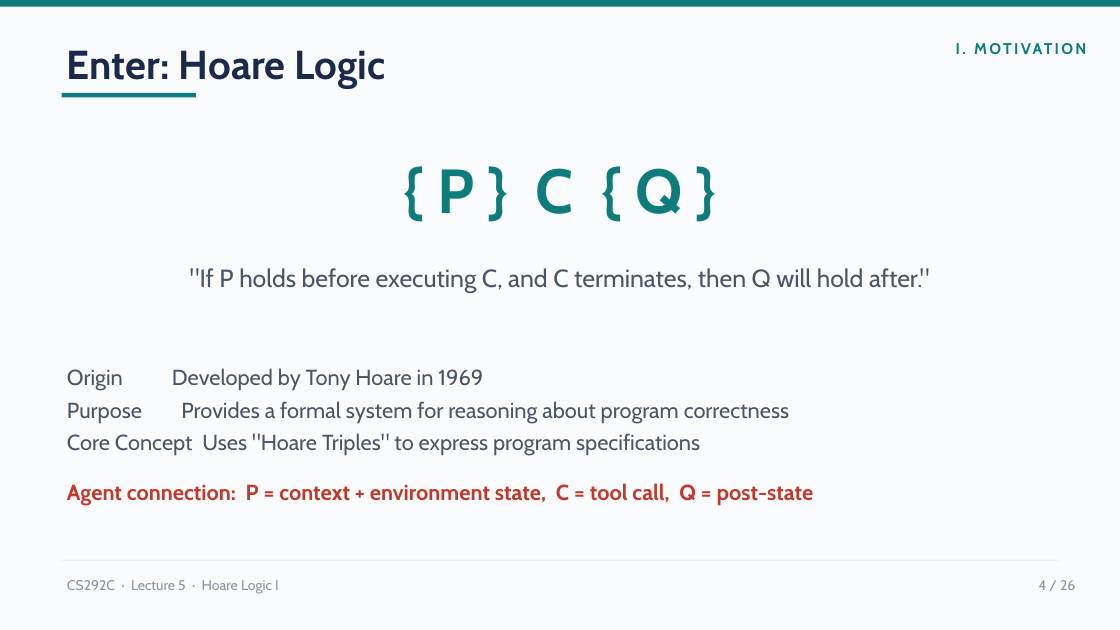
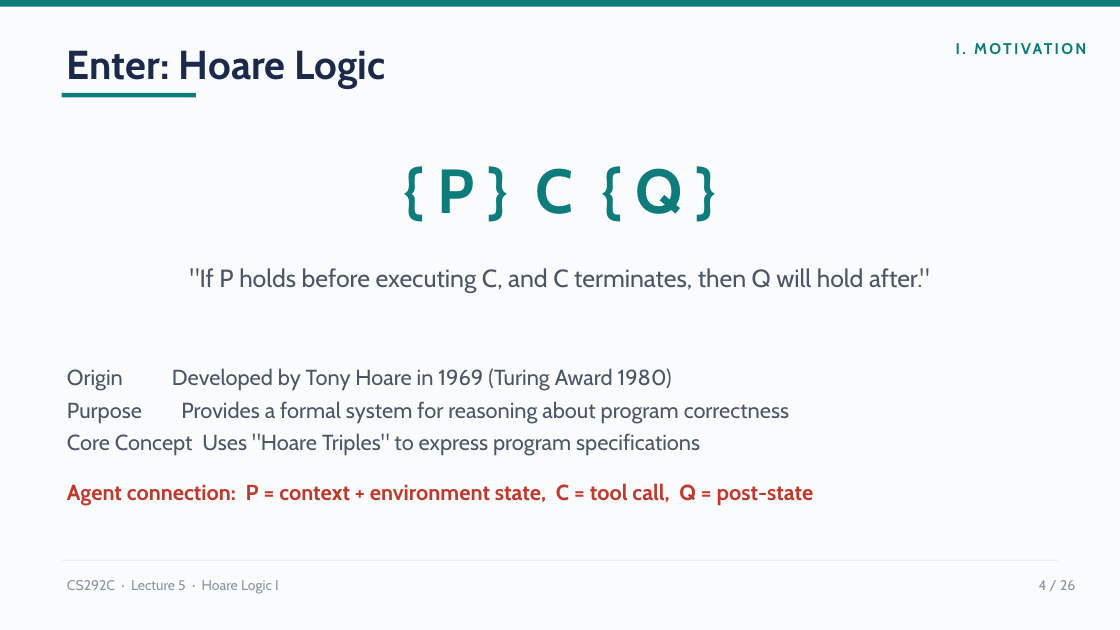
Before and after one commit to fredfeng/CS292C, a slide deck: slide 4 of lectures/lecture05.pptx. Drawn at 1120x630 pixels with LibreOffice and Linux fonts; fonts in the diff are those of the drawing. Boxes give left, top, right and bottom in pixels: in the first picture for what was removed or moved away, otherwise in the second. Text is boxed around its words. In the diff, an @@ line names an element or a change of style, - is before the commit and + after.

```diff
--- a/lectures/lecture05.pptx
+++ b/lectures/lecture05.pptx
@@ text at (67,368,672,391): text changed @@
-Origin Developed by Tony Hoare in 1969
+Origin Developed by Tony Hoare in 1969 (Turing Award 1980)
```
Also in this commit, not shown: 3 other files.
